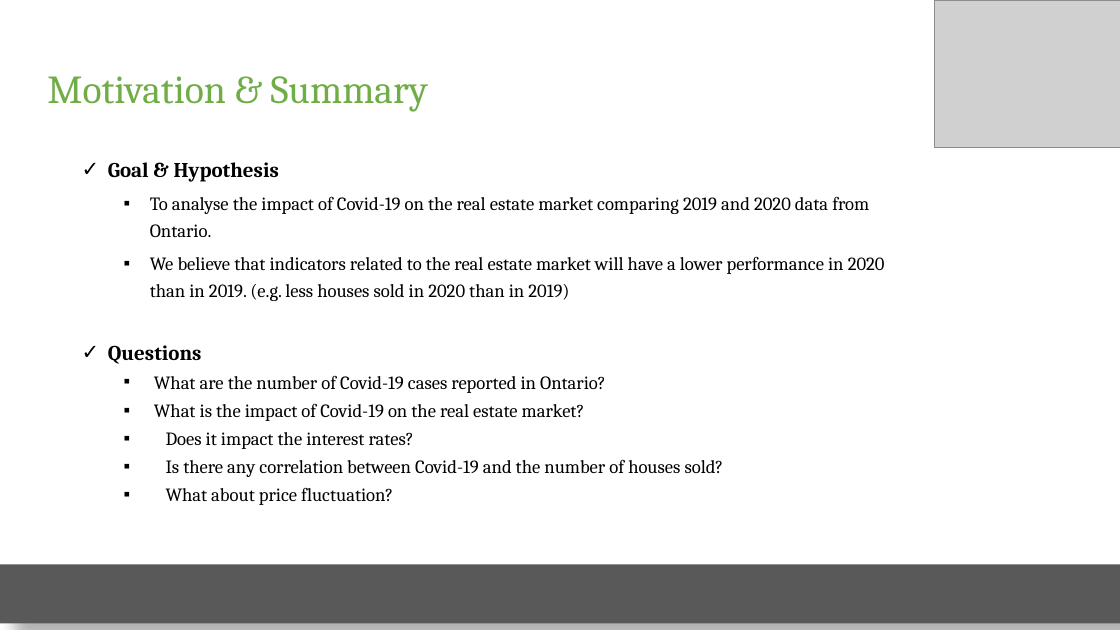
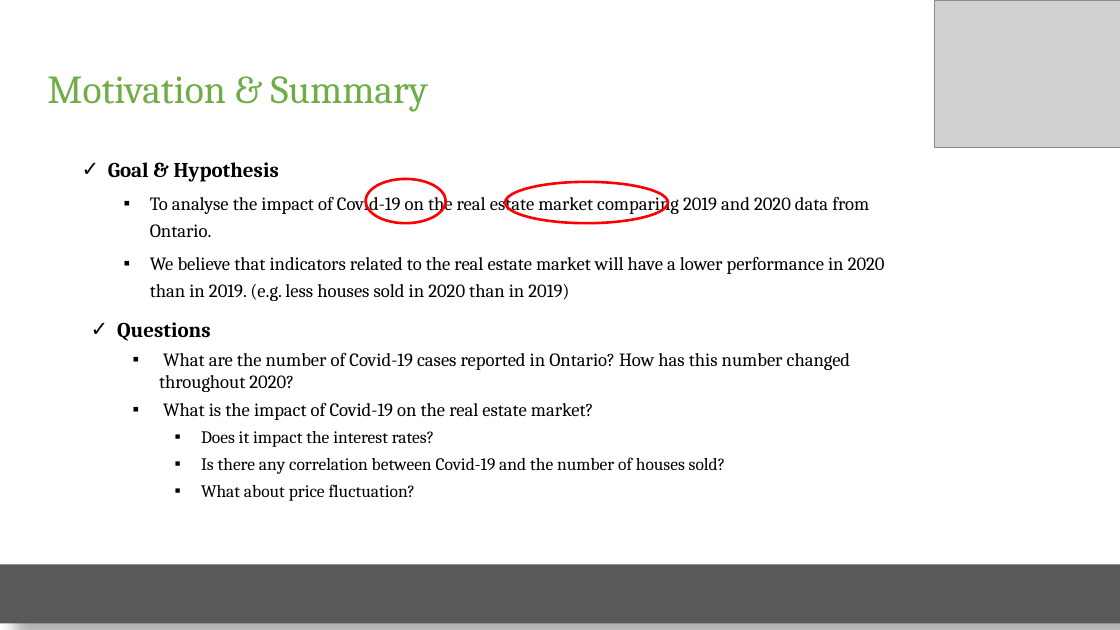
Before and after one commit to elubanska/GTA_real_estate_market, a slide deck: slide 2 of Presentation_proj_1/Real Estate Mkt.pptx. Drawn at 1120x630 pixels with LibreOffice and Linux fonts; fonts in the diff are those of the drawing; grey boxes stand for pictures. Boxes give left, top, right and bottom in pixels: in the first picture for what was removed or moved away, otherwise in the second. Text is boxed around its words. In the diff, an @@ line names an element or a change of style, - is before the commit and + after.

```diff
--- a/Presentation_proj_1/Real Estate Mkt.pptx
+++ b/Presentation_proj_1/Real Estate Mkt.pptx
@@ ellipse added at bbox=[365, 179, 445, 223], outline #FF0000 2.25 pt @@
@@ ellipse added at bbox=[505, 181, 668, 223], outline #FF0000 2.25 pt @@
@@ text added at bbox=[117, 322, 850, 501], 16 pt, text #000000 @@
+✓ Questions
+  ▪ What are the number of Covid-19 cases reported in Ontario? How has this number changed throughout 2020?
+  ▪ What is the impact of Covid-19 on the real estate market?
+    ▪ Does it impact the interest rates?
+    ▪ Is there any correlation between Covid-19 and the number of houses sold?
+    ▪ What about price fluctuation?
@@ text at bbox=[108, 345, 724, 505]: paragraphs removed @@
-✓ Questions
-  ▪ What are the number of Covid-19 cases reported in Ontario?
-  ▪ What is the impact of Covid-19 on the real estate market?
-  ▪ Does it impact the interest rates?
-  ▪ Is there any correlation between Covid-19 and the number of houses sold?
-  ▪ What about price fluctuation?
```
Also in this commit, not shown: 1 other slide changed, 6 slides added, 6 slides removed, 2 other files.
